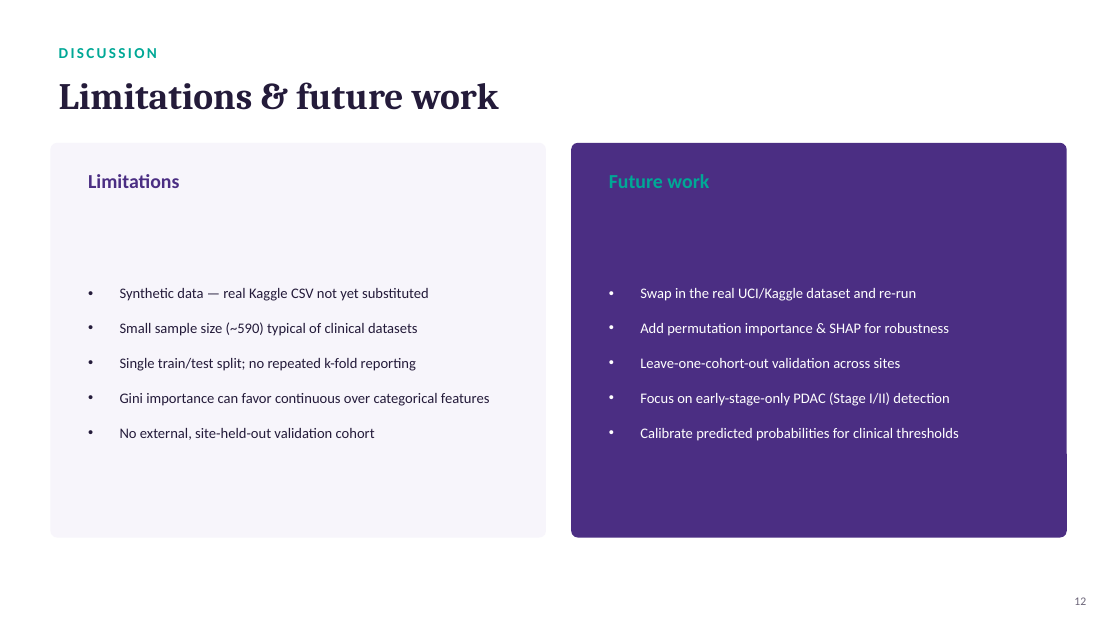
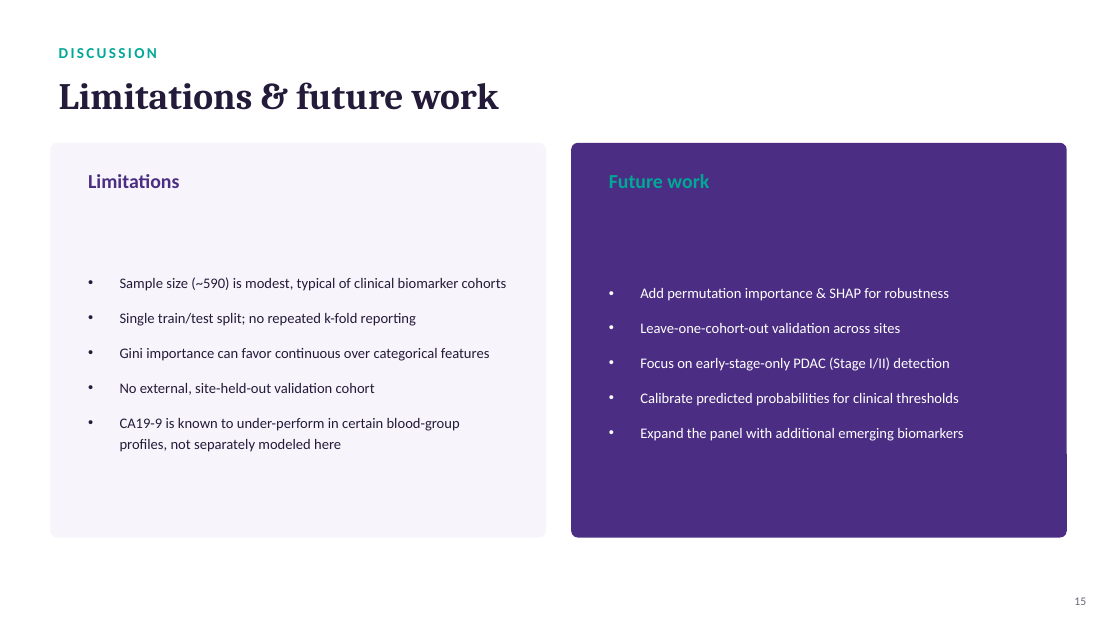
Before and after one commit to kareem1207/Early-Stage-Pancreatic-Cancer-Detection-Using-Random-Forest-Classification, a slide deck: slide 16 of reports/presentation.pptx (slide 12 before the commit). Drawn at 1120x630 pixels with LibreOffice and Linux fonts; fonts in the diff are those of the drawing. Boxes give left, top, right and bottom in pixels: in the first picture for what was removed or moved away, otherwise in the second. Text is boxed around its words. In the diff, an @@ line names an element or a change of style, - is before the commit and + after.

```diff
--- a/reports/presentation.pptx
+++ b/reports/presentation.pptx
@@ text at [120,277,507,291]: text changed @@
-• Synthetic data — real Kaggle CSV not yet substituted
-• Small sample size (~590) typical of clinical datasets
+• Sample size (~590) is modest, typical of clinical biomarker cohorts
@@ text at [640,288,916,301]: paragraph removed @@
-• Swap in the real UCI/Kaggle dataset and re-run
@@ text at [120,418,460,452]: paragraph added @@
+• CA19-9 is known to under-perform in certain blood-group profiles, not separately modeled here
@@ text at [640,428,963,441]: paragraph added @@
+• Expand the panel with additional emerging biomarkers
@@ text at [1074,597,1086,605]: text changed @@
-12
+15
```
Also in this commit, not shown: 10 other slides changed, 4 slides added.
